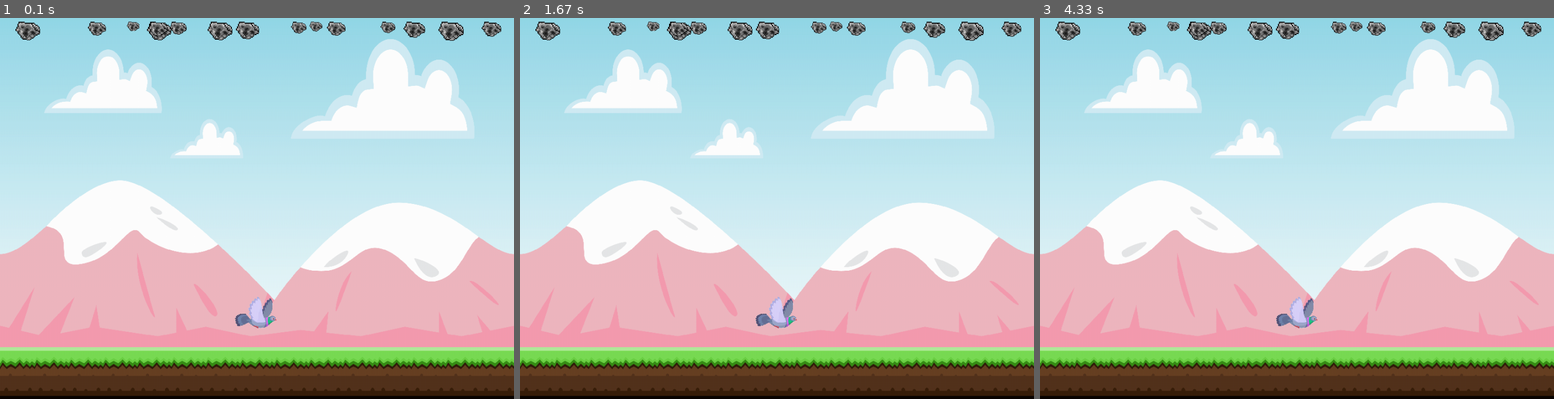
Above: before the commit, frames 1-3 (left to right).
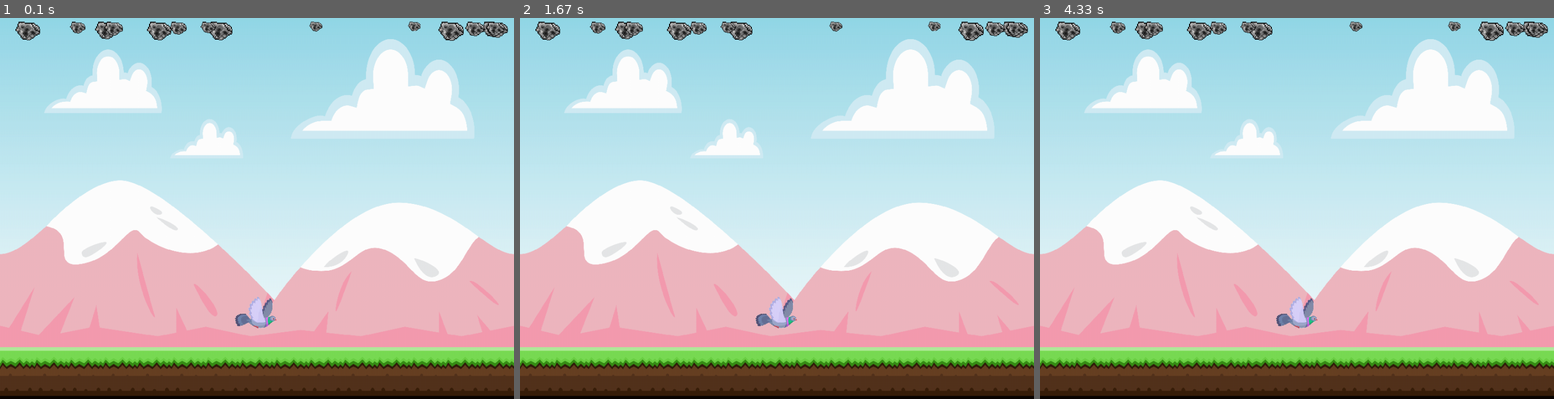
Above: after the commit, the same moments.

Repository: JanKrb/pygame-rocks
Game: pygame game, started from main.py
The game is run twice, just before and just after one commit, with the same random seed, the same clock (stepped at 60 frames per second) and the same inputs.
Inputs:
- Up to frame 1 (0.1 s): no input
- Up to frame 2 (1.67 s): hold D 0.33-0.8 s; hold D 0.83-1.3 s; hold A from 1.33 s (still down)
- Up to frame 3 (4.33 s): release A at 1.87 s; hold A 1.9-2.3 s; hold D 2.33-2.97 s; hold A 3-3.47 s; hold D 3.5-3.97 s; hold D from 4 s (still down)

The runs differ from the first frame. In frame 1, 1.2% of the frame differs, in the area x 13-99%, y 0-6%; in frame 2, 1.2%; in frame 3, 1.2%.

Commit message:
Fix pseudo collision

Diff:
--- a/main.py
+++ b/main.py
@@ -83,9 +83,9 @@
             return candidate
 
         pseudo_object = PseudoStoneSprite(self.rand_size_ratio)
-        pseudo_hits = pygame.sprite.spritecollide(pseudo_object, game.stones, False)
-
-        if len(pseudo_hits) > 0:
+        pseudo_hits = pygame.sprite.spritecollide(pseudo_object, game.stones, False, pygame.sprite.collide_mask)
+
+        if len(pseudo_hits) > 1:
             return self.find_free_space_on_y_axis(game, depth + 1)
 
         return candidate
